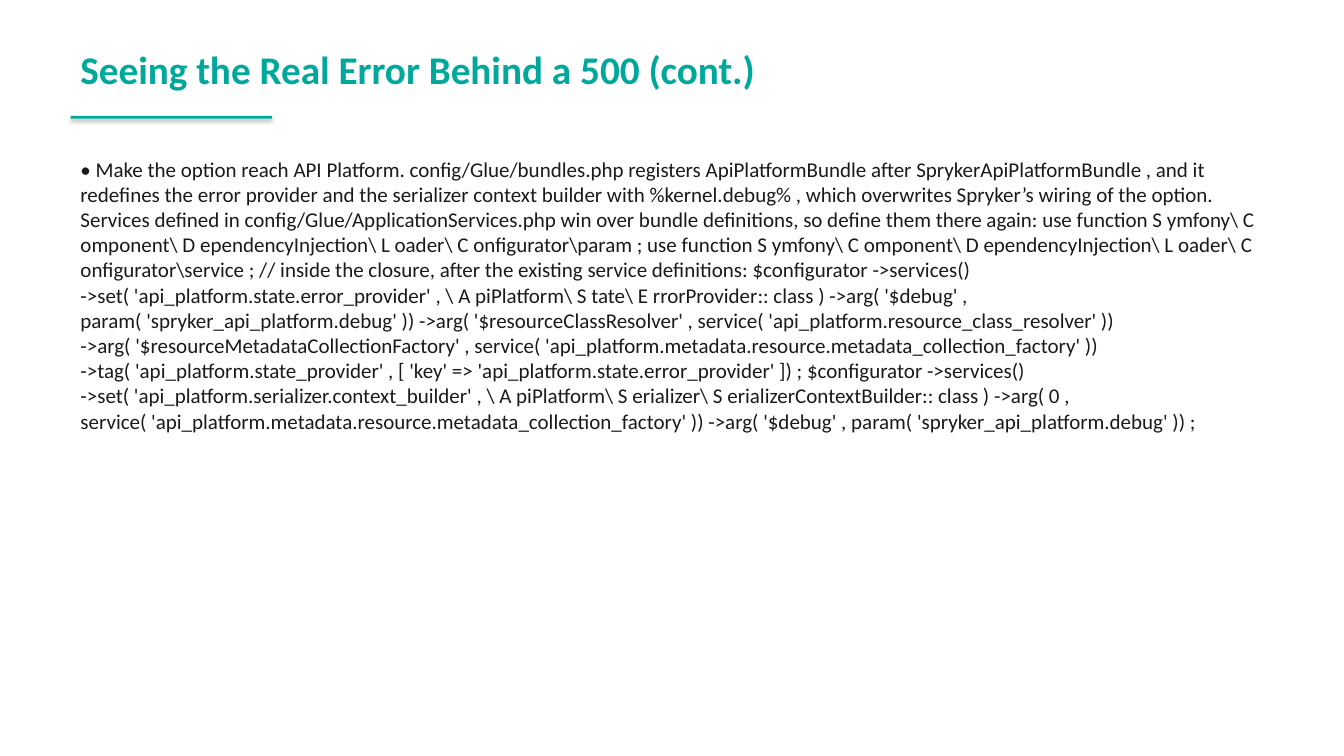
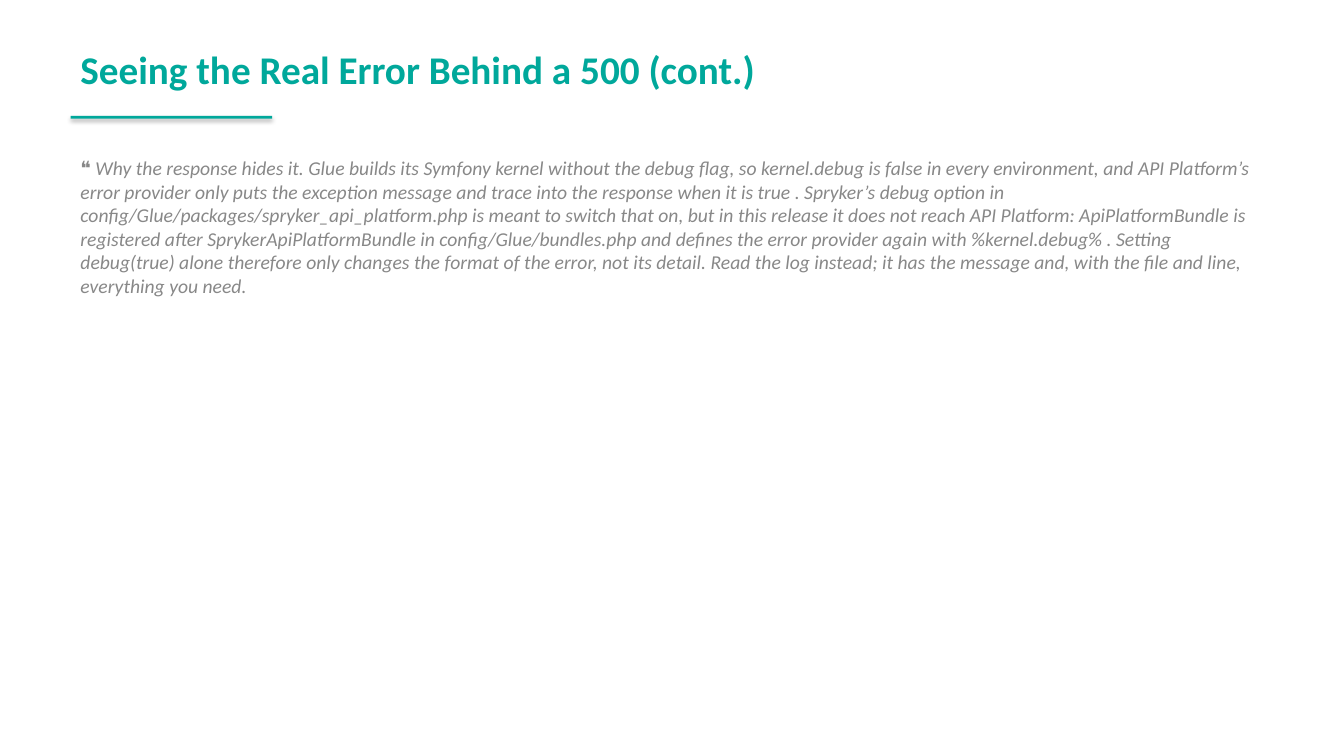
Before and after one commit to spryker-academy/instructor-exercises, a slide deck: slide 161 of guides-pptx/spryker-academy-professional.pptx. Drawn at 1344x756 pixels with LibreOffice and Linux fonts; fonts in the diff are those of the drawing. Boxes give left, top, right and bottom in pixels: in the first picture for what was removed or moved away, otherwise in the second. Text is boxed around its words. In the diff, an @@ line names an element or a change of style, - is before the commit and + after.

```diff
--- a/guides-pptx/spryker-academy-professional.pptx
+++ b/guides-pptx/spryker-academy-professional.pptx
@@ text at [80, 161, 1249, 296]: text changed; size 15 to 14 pt; text colour #1A1A1A to #888888; italic on @@
-• Make the option reach API Platform. config/Glue/bundles.php registers ApiPlatformBundle after SprykerApiPlatformBundle , and it redefines the error provider and the serializer context builder with %kernel.debug% , which overwrites Spryker’s wiring of the option. Services defined in config/Glue/ApplicationServices.php win over bundle definitions, so define them there again: use function S ymfony\ C omponent\ D ependencyInjection\ L oader\ C onfigurator\param ; use function S ymfony\ C omponent\ D ependencyInjection\ L oader\ C onfigurator\service ; // inside the closure, after the existing service definitions: $configurator ->services() ->set( 'api_platform.state.error_provider' , \ A piPlatform\ S tate\ E rrorProvider:: class ) ->arg( '$debug' , param( 'spryker_api_platform.debug' )) ->arg( '$resourceClassResolver' , service( 'api_platform.resource_class_resolver' )) ->arg( '$resourceMetadataCollectionFactory' , service( 'api_platform.metadata.resource.metadata_collection_factory' )) ->tag( 'api_platform.state_provider' , [ 'key' => 'api_platform.state.error_provider' ]) ; $configurator ->services() ->set( 'api_platform.serializer.context_builder' , \ A piPlatform\ S erializer\ S erializerContextBuilder:: class ) ->arg( 0 , service( 'api_platform.metadata.resource.metadata_collection_factory' )) ->arg( '$debug' , param( 'spryker_api_platform.debug' )) ;
+❝ Why the response hides it. Glue builds its Symfony kernel without the debug flag, so kernel.debug is false in every environment, and API Platform’s error provider only puts the exception message and trace into the response when it is true . Spryker’s debug option in config/Glue/packages/spryker_api_platform.php is meant to switch that on, but in this release it does not reach API Platform: ApiPlatformBundle is registered after SprykerApiPlatformBundle in config/Glue/bundles.php and defines the error provider again with %kernel.debug% . Setting debug(true) alone therefore only changes the format of the error, not its detail. Read the log instead; it has the message and, with the file and line, everything you need.
```
Also in this commit, not shown: 2 other slides changed, 4 other files.
